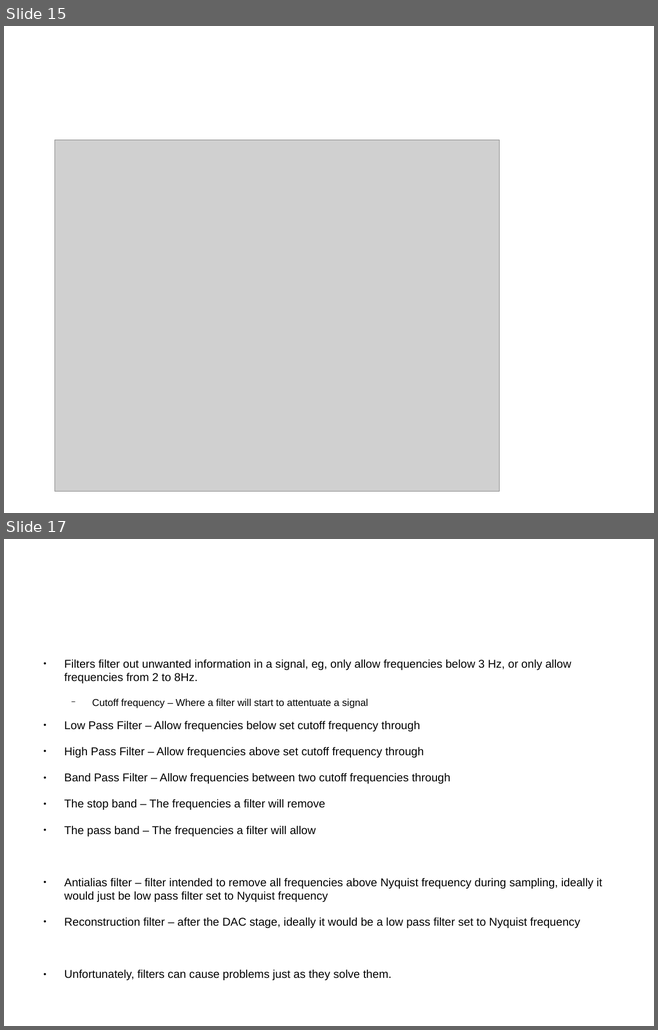
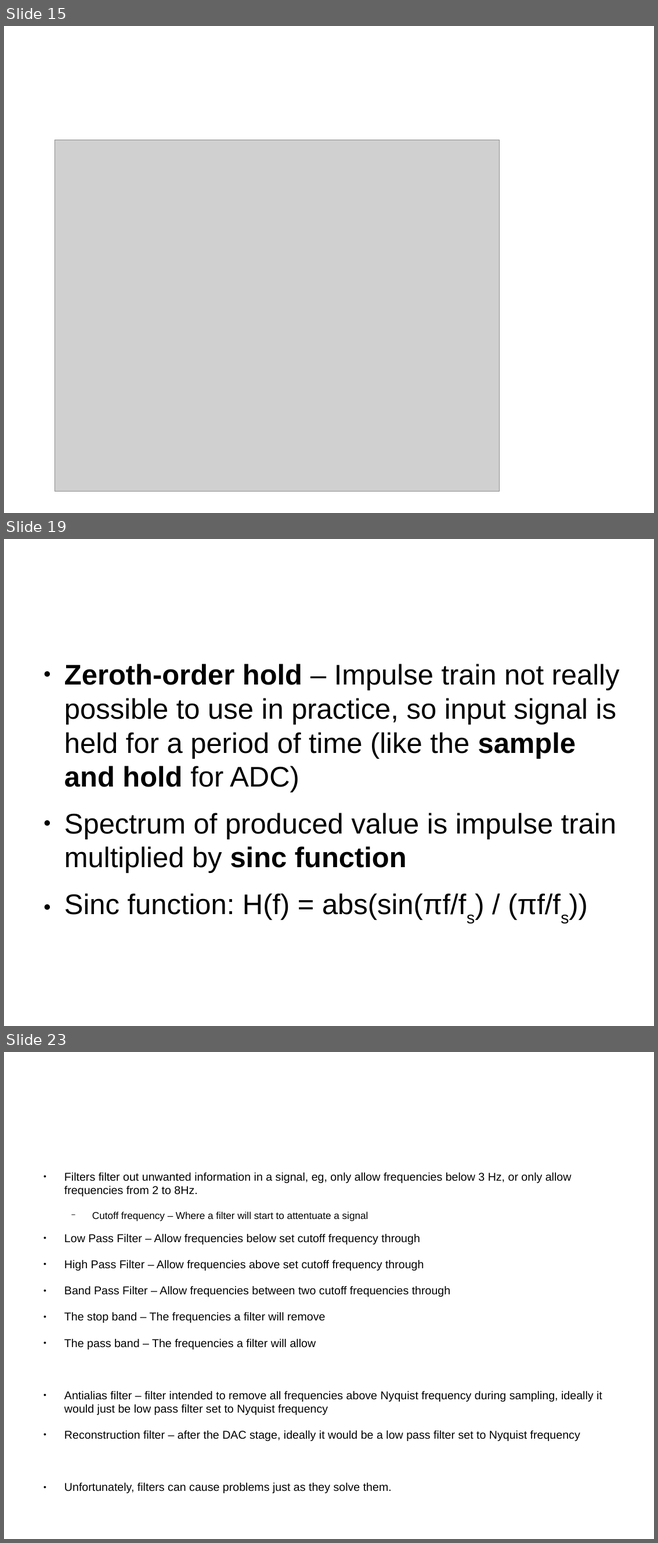
Before and after one commit to ahirapatel/dspguide-stuff, a slide deck: ch3/Notes.odp. Shown one above the other, each under a label of ours: slides 15 and 17 before the commit, slides 15, 19 and 23 after it; the slides between them are not shown. The pictures are 658x1030 and 658x1543 pixels, drawn with LibreOffice and Linux fonts; fonts in the diff are those of the drawing; grey boxes stand for pictures; background and template pictures are left out. Boxes give left, top, right and bottom in pixels: in the first picture for what was removed or moved away, otherwise in the second. Text is boxed around its words. In the diff, an @@ line names an element or a change of style, - is before the commit and + after.

```diff
--- a/ch3/Notes.odp
+++ b/ch3/Notes.odp
@@ slide 19 added at [4,539,654,1026], background #FFFFFF @@
@@ title added at [64,664,302,685], 47.6 pt, text #FFFFFF @@
+Zeroth-order hold
@@ text added at [64,664,619,920], 34.7 pt, text #000000 @@
+● Zeroth-order hold – Impulse train not really possible to use in practice, so input signal is held for a period of time (like the sample and hold for ADC)
+● Spectrum of produced value is impulse train multiplied by sinc function
+● Sinc function: H(f) = abs(sin(πf/fs) / (πf/fs))
@@ what was slide 17 is now slide 23 @@
```
Also in this commit, not shown: 3 slides changed, 8 other slides added, 1 slide removed, 1 other file.
